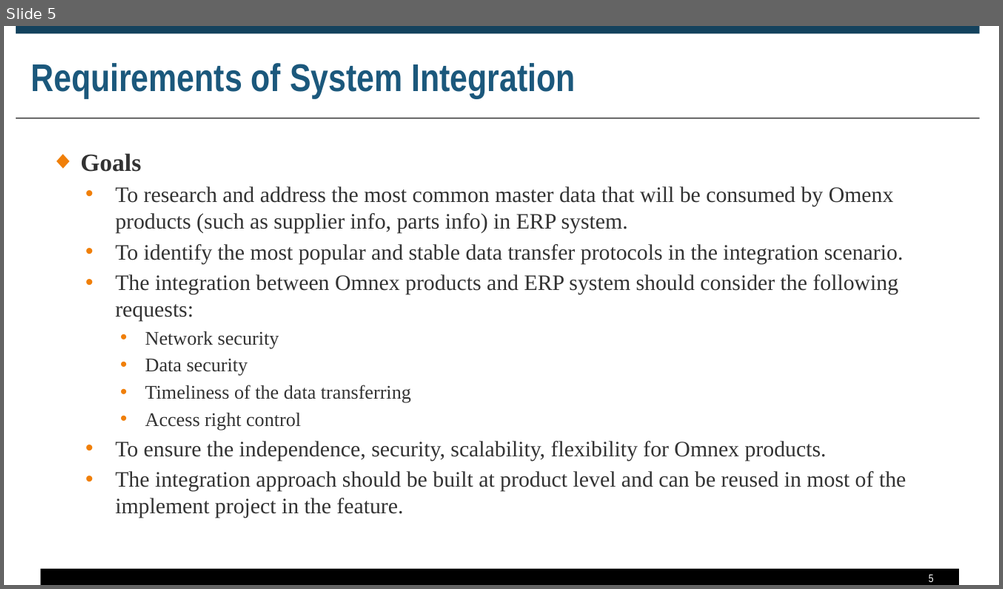
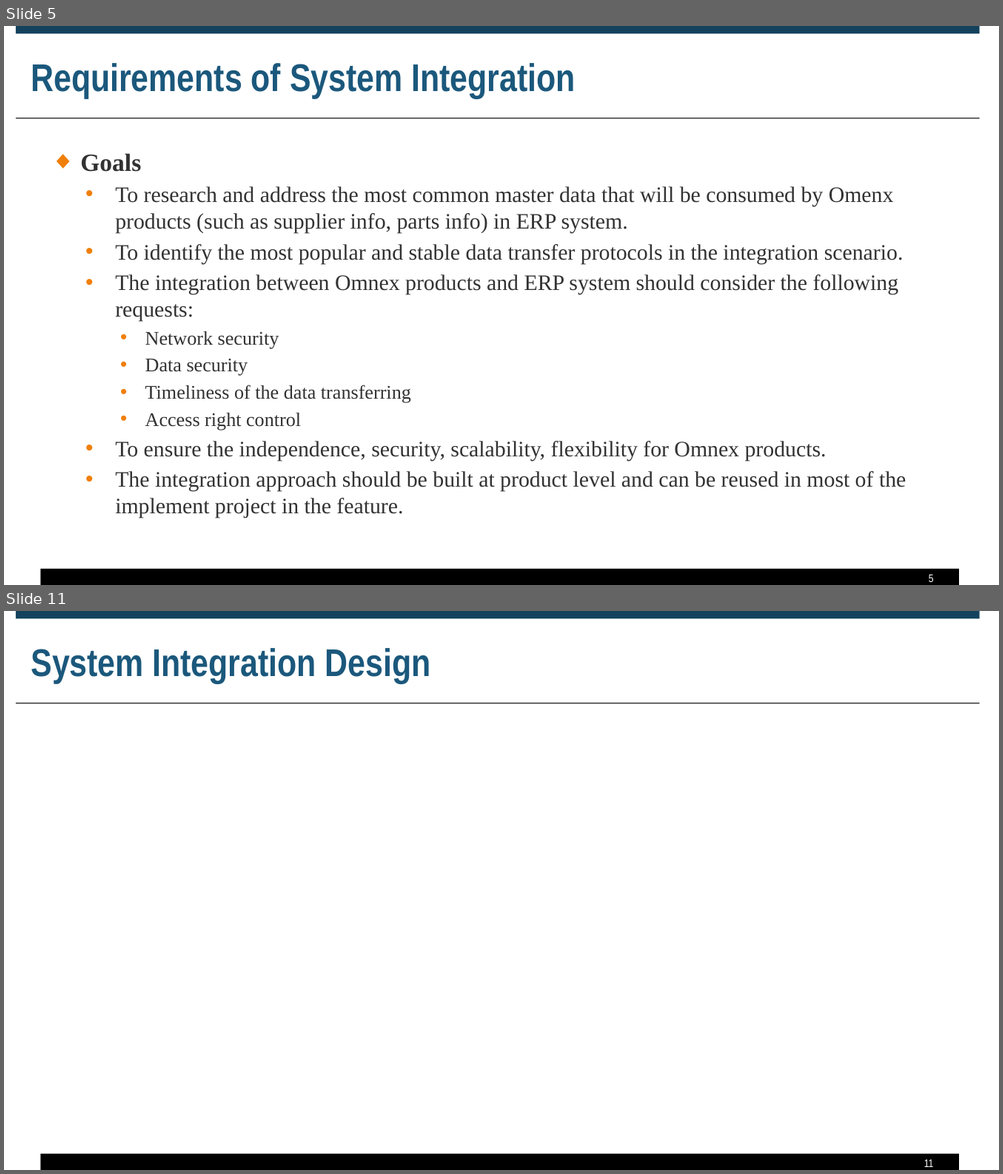
Before and after one commit to zyw9963/YFVE-supplier-portal, a slide deck: projects/ERP Integration/Proposal for System Integraiton.pptx. Shown one above the other, each under a label of ours: slide 5 before the commit, slides 5 and 11 after it; the slides between them are not shown. The pictures are 1003x589 and 1003x1174 pixels, drawn with LibreOffice and Linux fonts; fonts in the diff are those of the drawing. Boxes give left, top, right and bottom in pixels: in the first picture for what was removed or moved away, otherwise in the second. Text is boxed around its words. In the diff, an @@ line names an element or a change of style, - is before the commit and + after.

```diff
--- a/projects/ERP Integration/Proposal for System Integraiton.pptx
+++ b/projects/ERP Integration/Proposal for System Integraiton.pptx
@@ slide 11 added at box(4, 611, 999, 1170), background #FFFFFF; not listed: 3 template elements that a slide beside it also shows @@
@@ title added at box(31, 648, 431, 684), 28 pt, text #1B587C, bold @@
+System Integration Design
@@ page number added at box(924, 1159, 933, 1167), 8 pt, text #FFFFFF @@
+11
```
Also in this commit, not shown: 1 slide changed, 5 other slides added.
